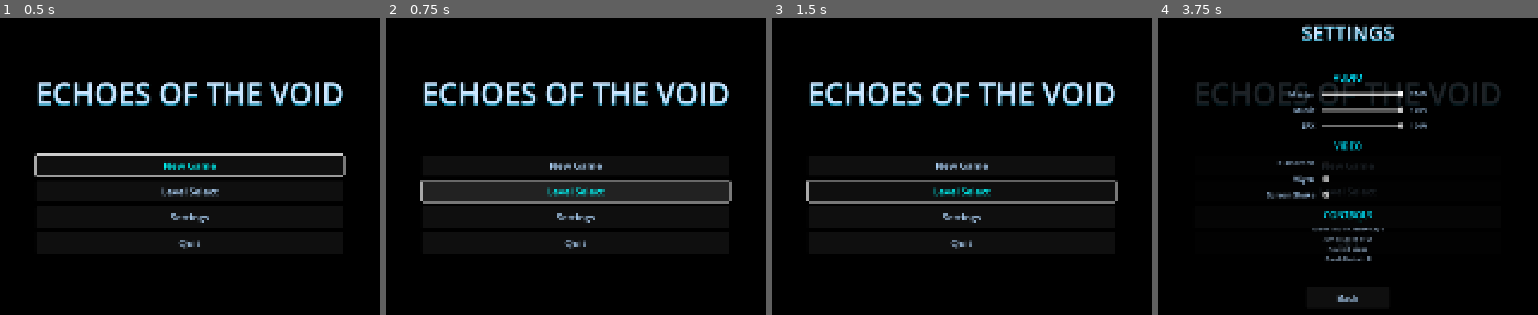
Above: before the commit, frames 1-4 (left to right).
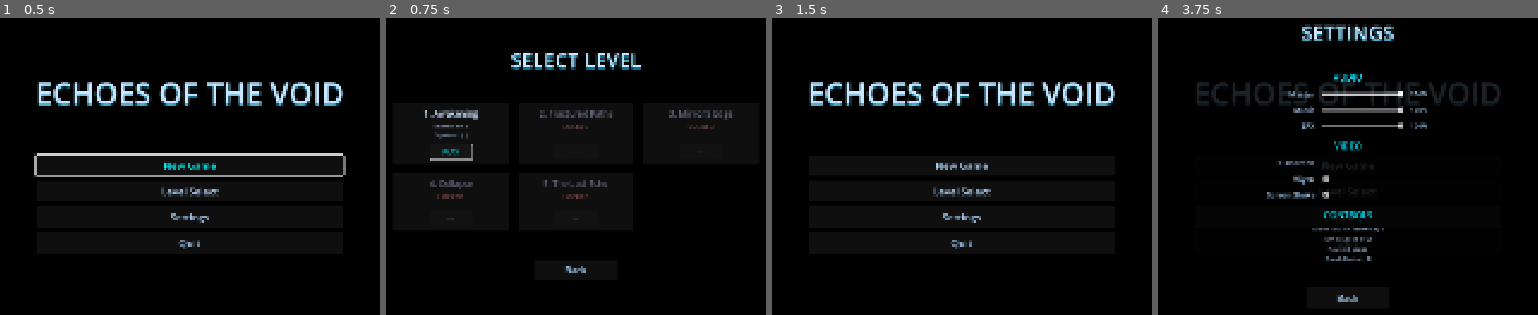
Above: after the commit, the same moments.

Repository: MasuRii/echoes-of-the-void
Game: Godot game, scene res://scenes/ui/main_menu.tscn
Same seed, same stepped clock (60 frames per second), same inputs: the game is played once before the commit and once after it. The project has no main scene, so this scene is started directly. Sound files missing from this copy of the repository are replaced by a short silence.
Inputs (mouse positions are in pixels of both pictures, inside the frame that each line leads up to):
- Up to frame 1 (0.5 s): no input
- Up to frame 2 (0.75 s): click "Level Select" at 0.5 s
- Up to frame 3 (1.5 s): click (962, 270) at 1.25 s, where only the run after the commit has a clickable "Back"
- Up to frame 4 (3.75 s): click "New Game" at 2 s; click "New Game" at 2.75 s; click "Settings" at 3.5 s

Frame 1 is identical in both runs. In frame 2, 11% of the frame differs, in the area x 8-92%, y 11-86%; in frame 3, 1.7%; in frame 4, nothing differs.

Commit message:
Add level select screen with progression display
Create scenes/ui/level_select.tscn:
- Grid layout showing all 5 levels with names and numbers
- Display best shard count per level (X / Y format)
- Crystal collection indicators with visual [*] / [ ] markers
- Lock/unlock based on SaveManager progression data
- Animated void particles background matching main menu
- Cyan/white color scheme consistent with UI theme
- Hover/focus sounds on button interaction

Create scenes/ui/level_select.gd:
- Dynamic level panel creation from LEVELS constant
- Query SaveManager for unlock status and best scores
- Focus first unlocked level on open
- Play button per level for navigation
- Back button returns to main menu (overlay or scene)
- Escape key binding for quick return

Update scenes/ui/main_menu.gd:
- Connect Level Select button to open level_select.tscn
- Remove placeholder warning

Update plan.md:
- Mark Phase 8.6 Level Select as complete (3/4 sub-tasks)

Diff:
--- /dev/null
+++ b/scenes/ui/level_select.gd
@@ -0,0 +1,278 @@
+extends Control
+## Level select screen for Echoes of the Void.
+## Shows all levels with completion status and lock states.
+
+# Level data structure - defines all levels in order
+const LEVELS: Array[Dictionary] = [
+	{
+		"name": "Awakening",
+		"path": "res://scenes/levels/level_01_awakening.tscn",
+		"shards": 5,
+		"crystals": 1
+	},
+	{
+		"name": "Fractured Paths",
+		"path": "res://scenes/levels/level_02_fractured_paths.tscn",
+		"shards": 7,
+		"crystals": 1
+	},
+	{
+		"name": "Mirror's Edge",
+		"path": "res://scenes/levels/level_03_mirrors_edge.tscn",
+		"shards": 10,
+		"crystals": 2
+	},
+	{
+		"name": "Collapse",
+		"path": "res://scenes/levels/level_04_collapse.tscn",
+		"shards": 12,
+		"crystals": 2
+	},
+	{
+		"name": "The Last Echo",
+		"path": "res://scenes/levels/level_05_last_echo.tscn",
+		"shards": 15,
+		"crystals": 3
+	}
+]
+
+# Cached autoload references
+var _save_manager: Node = null
+var _game_manager: Node = null
+var _audio_manager: Node = null
+
+# Node references
+@onready var level_grid: GridContainer = $CenterContainer/VBoxContainer/LevelGrid
+@onready var back_button: Button = $CenterContainer/VBoxContainer/BackButton
+
+# Template button to clone
+var _button_template: Button = null
+
+
+func _ready() -> void:
+	# Get autoload references
+	_save_manager = get_node_or_null("/root/SaveManager")
+	_game_manager = get_node_or_null("/root/GameManager")
+	_audio_manager = get_node_or_null("/root/AudioManager")
+
+	# Connect back button
+	back_button.pressed.connect(_on_back_pressed)
+	back_button.mouse_entered.connect(_on_button_hovered)
+	back_button.focus_entered.connect(_on_button_hovered)
+
+	# Create level buttons
+	_create_level_buttons()
+
+	# Give focus to first unlocked level
+	_focus_first_unlocked()
+
+
+func _create_level_buttons() -> void:
+	"""Generate buttons for each level with status indicators."""
+	for i in range(LEVELS.size()):
+		var level_data: Dictionary = LEVELS[i]
+		var level_button: PanelContainer = _create_level_panel(i + 1, level_data)
+		level_grid.add_child(level_button)
+
+
+func _create_level_panel(level_number: int, level_data: Dictionary) -> PanelContainer:
+	"""Create a single level panel with name, number, and stats."""
+	var panel := PanelContainer.new()
+	panel.custom_minimum_size = Vector2(280, 140)
+
+	# Check if level is unlocked
+	var is_unlocked: bool = _is_level_unlocked(level_data.path)
+
+	# Create VBox for content
+	var vbox := VBoxContainer.new()
+	vbox.add_theme_constant_override("separation", 8)
+	vbox.set_anchors_preset(Control.PRESET_FULL_RECT)
+	panel.add_child(vbox)
+
+	# Add margin
+	var margin := MarginContainer.new()
+	margin.add_theme_constant_override("margin_left", 12)
+	margin.add_theme_constant_override("margin_right", 12)
+	margin.add_theme_constant_override("margin_top", 12)
+	margin.add_theme_constant_override("margin_bottom", 12)
+	margin.size_flags_vertical = Control.SIZE_EXPAND_FILL
+	panel.add_child(margin)
+
+	var content_vbox := VBoxContainer.new()
+	content_vbox.add_theme_constant_override("separation", 6)
+	margin.add_child(content_vbox)
+
+	# Level number and name
+	var title_label := Label.new()
+	title_label.text = "%d. %s" % [level_number, level_data.name]
+	title_label.add_theme_font_size_override("font_size", 20)
+	title_label.horizontal_alignment = HORIZONTAL_ALIGNMENT_CENTER
+
+	if is_unlocked:
+		title_label.add_theme_color_override("font_color", Color(0.8, 0.9, 1.0, 1.0))
+	else:
+		title_label.add_theme_color_override("font_color", Color(0.4, 0.4, 0.5, 1.0))
+	content_vbox.add_child(title_label)
+
+	# Stats section
+	var stats_container := VBoxContainer.new()
+	stats_container.add_theme_constant_override("separation", 2)
+	content_vbox.add_child(stats_container)
+
+	if is_unlocked:
+		# Show collected shards
+		var best_shards: int = 0
+		if _save_manager:
+			best_shards = _save_manager.get_best_shards(level_data.path)
+
+		var shards_label := Label.new()
+		shards_label.text = "Shards: %d / %d" % [best_shards, level_data.shards]
+		shards_label.add_theme_font_size_override("font_size", 14)
+		shards_label.add_theme_color_override("font_color", Color(0.6, 0.7, 0.8, 1.0))
+		shards_label.horizontal_alignment = HORIZONTAL_ALIGNMENT_CENTER
+		stats_container.add_child(shards_label)
+
+		# Show crystal status with visual indicators
+		var crystals_hbox := HBoxContainer.new()
+		crystals_hbox.alignment = BoxContainer.ALIGNMENT_CENTER
+		crystals_hbox.add_theme_constant_override("separation", 4)
+		stats_container.add_child(crystals_hbox)
+
+		var crystals_label := Label.new()
+		crystals_label.text = "Crystals: "
+		crystals_label.add_theme_font_size_override("font_size", 14)
+		crystals_label.add_theme_color_override("font_color", Color(0.6, 0.7, 0.8, 1.0))
+		crystals_hbox.add_child(crystals_label)
+
+		# Get collected crystals for this level
+		var collected_crystals: Array = []
+		if _save_manager:
+			collected_crystals = _save_manager.get_collected_crystals(level_data.path)
+
+		for j in range(level_data.crystals):
+			var crystal_icon := Label.new()
+			if j < collected_crystals.size():
+				crystal_icon.text = "[*]"
+				crystal_icon.add_theme_color_override("font_color", Color(0.0, 1.0, 1.0, 1.0))
+			else:
+				crystal_icon.text = "[ ]"
+				crystal_icon.add_theme_color_override("font_color", Color(0.5, 0.5, 0.6, 1.0))
+			crystal_icon.add_theme_font_size_override("font_size", 14)
+			crystals_hbox.add_child(crystal_icon)
+	else:
+		# Show locked message
+		var lock_label := Label.new()
+		lock_label.text = "LOCKED"
+		lock_label.add_theme_font_size_override("font_size", 16)
+		lock_label.add_theme_color_override("font_color", Color(0.5, 0.3, 0.3, 1.0))
+		lock_label.horizontal_alignment = HORIZONTAL_ALIGNMENT_CENTER
+		stats_container.add_child(lock_label)
+
+	# Add spacer
+	var spacer := Control.new()
+	spacer.size_flags_vertical = Control.SIZE_EXPAND_FILL
+	content_vbox.add_child(spacer)
+
+	# Play button
+	var play_button := Button.new()
+	play_button.text = "PLAY" if is_unlocked else "---"
+	play_button.custom_minimum_size = Vector2(100, 36)
+	play_button.size_flags_horizontal = Control.SIZE_SHRINK_CENTER
+	play_button.add_theme_font_size_override("font_size", 16)
+	play_button.disabled = not is_unlocked
+
+	if is_unlocked:
+		play_button.add_theme_color_override("font_color", Color(0.7, 0.85, 1.0, 1.0))
+		play_button.add_theme_color_override("font_hover_color", Color(0.0, 1.0, 1.0, 1.0))
+		play_button.add_theme_color_override("font_focus_color", Color(0.0, 1.0, 1.0, 1.0))
+		play_button.add_theme_color_override("font_pressed_color", Color(1.0, 1.0, 1.0, 1.0))
+		play_button.pressed.connect(_on_level_selected.bind(level_data.path))
+		play_button.mouse_entered.connect(_on_button_hovered)
+		play_button.focus_entered.connect(_on_button_hovered)
+	else:
+		play_button.add_theme_color_override("font_color", Color(0.3, 0.3, 0.4, 1.0))
+
+	# Store button reference for focus navigation
+	play_button.set_meta("level_path", level_data.path)
+	play_button.set_meta("is_unlocked", is_unlocked)
+
+	content_vbox.add_child(play_button)
+
+	return panel
+
+
+func _is_level_unlocked(level_path: String) -> bool:
+	"""Check if a level is unlocked."""
+	# First level is always unlocked
+	if level_path == LEVELS[0].path:
+		return true
+
+	if _save_manager:
+		return _save_manager.is_level_unlocked(level_path)
+
+	return false
+
+
+func _focus_first_unlocked() -> void:
+	"""Give focus to the first unlocked level's play button."""
+	# Find all play buttons in the grid
+	for panel in level_grid.get_children():
+		if panel is PanelContainer:
+			var button := _find_play_button(panel)
+			if button and button.has_meta("is_unlocked") and button.get_meta("is_unlocked"):
+				button.grab_focus()
+				return
+
+	# Fallback to back button
+	back_button.grab_focus()
+
+
+func _find_play_button(node: Node) -> Button:
+	"""Recursively find the play button in a panel."""
+	for child in node.get_children():
+		if child is Button:
+			return child
+		var found := _find_play_button(child)
+		if found:
+			return found
+	return null
+
+
+func _on_level_selected(level_path: String) -> void:
+	"""Load the selected level."""
+	_play_confirm_sound()
+
+	if _game_manager:
+		_game_manager.load_level(level_path)
+
+
+func _on_back_pressed() -> void:
+	"""Return to main menu or close overlay."""
+	_play_confirm_sound()
+
+	# If opened as overlay (has parent that's main menu), just close self
+	var parent := get_parent()
+	if parent and parent.name == "MainMenu":
+		queue_free()
+	else:
+		# Standalone scene - go to main menu
+		get_tree().change_scene_to_file("res://scenes/ui/main_menu.tscn")
+
+
+func _on_button_hovered() -> void:
+	"""Play hover sound when a button is hovered or focused."""
+	if _audio_manager:
+		_audio_manager.play_sfx("menu_select", -5.0)
+
+
+func _play_confirm_sound() -> void:
+	"""Play button confirm sound."""
+	if _audio_manager:
+		_audio_manager.play_sfx("menu_confirm")
+
+
+func _unhandled_input(event: InputEvent) -> void:
+	"""Handle escape to go back."""
+	if event.is_action_pressed("pause"):
+		_on_back_pressed()
+		get_viewport().set_input_as_handled()
--- /dev/null
+++ b/scenes/ui/level_select.tscn
@@ -0,0 +1,75 @@
+[gd_scene load_steps=3 format=3 uid="uid://c3x7levelselect"]
+
+[ext_resource type="Script" path="res://scenes/ui/level_select.gd" id="1_level_select"]
+[ext_resource type="PackedScene" uid="uid://c5m7vt4r8whkn" path="res://scenes/effects/particles/ambient_void.tscn" id="2_ambient_void"]
+
+[node name="LevelSelect" type="Control"]
+layout_mode = 3
+anchors_preset = 15
+anchor_right = 1.0
+anchor_bottom = 1.0
+grow_horizontal = 2
+grow_vertical = 2
+script = ExtResource("1_level_select")
+
+[node name="BackgroundColor" type="ColorRect" parent="."]
+layout_mode = 1
+anchors_preset = 15
+anchor_right = 1.0
+anchor_bottom = 1.0
+grow_horizontal = 2
+grow_vertical = 2
+color = Color(0, 0, 0, 1)
+
+[node name="AmbientVoid" parent="." instance=ExtResource("2_ambient_void")]
+position = Vector2(960, 540)
+amount = 60
+
+[node name="CenterContainer" type="CenterContainer" parent="."]
+layout_mode = 1
+anchors_preset = 15
+anchor_right = 1.0
+anchor_bottom = 1.0
+grow_horizontal = 2
+grow_vertical = 2
+
+[node name="VBoxContainer" type="VBoxContainer" parent="CenterContainer"]
+layout_mode = 2
+theme_override_constants/separation = 30
+
+[node name="TitleLabel" type="Label" parent="CenterContainer/VBoxContainer"]
+layout_mode = 2
+theme_override_colors/font_color = Color(0.8, 0.9, 1, 1)
+theme_override_colors/font_shadow_color = Color(0, 0.8, 1, 0.4)
+theme_override_constants/shadow_offset_x = 0
+theme_override_constants/shadow_offset_y = 4
+theme_override_font_sizes/font_size = 48
+text = "SELECT LEVEL"
+horizontal_alignment = 1
+vertical_alignment = 1
+
+[node name="Spacer" type="Control" parent="CenterContainer/VBoxContainer"]
+custom_minimum_size = Vector2(0, 10)
+layout_mode = 2
+
+[node name="LevelGrid" type="GridContainer" parent="CenterContainer/VBoxContainer"]
+layout_mode = 2
+size_flags_horizontal = 4
+theme_override_constants/h_separation = 20
+theme_override_constants/v_separation = 20
+columns = 3
+
+[node name="Spacer2" type="Control" parent="CenterContainer/VBoxContainer"]
+custom_minimum_size = Vector2(0, 10)
+layout_mode = 2
+
+[node name="BackButton" type="Button" parent="CenterContainer/VBoxContainer"]
+custom_minimum_size = Vector2(200, 48)
+layout_mode = 2
+size_flags_horizontal = 4
+theme_override_colors/font_color = Color(0.7, 0.85, 1, 1)
+theme_override_colors/font_hover_color = Color(0, 1, 1, 1)
+theme_override_colors/font_focus_color = Color(0, 1, 1, 1)
+theme_override_colors/font_pressed_color = Color(1, 1, 1, 1)
+theme_override_font_sizes/font_size = 22
+text = "Back"
--- a/scenes/ui/main_menu.gd
+++ b/scenes/ui/main_menu.gd
@@ -90,9 +90,14 @@
 func _on_level_select_pressed() -> void:
 	"""Open the level select screen."""
 	_play_confirm_sound()
-	# TODO: Implement level select screen transition
-	# For now, this is a placeholder
-	push_warning("MainMenu: Level Select not yet implemented")
+
+	# Load and display the level select screen
+	var level_select_scene: PackedScene = load("res://scenes/ui/level_select.tscn")
+	if level_select_scene:
+		var level_select: Control = level_select_scene.instantiate()
+		add_child(level_select)
+	else:
+		push_error("MainMenu: Failed to load level_select.tscn")
 
 
 func _on_settings_pressed() -> void:
Not shown, changed: plan.md
